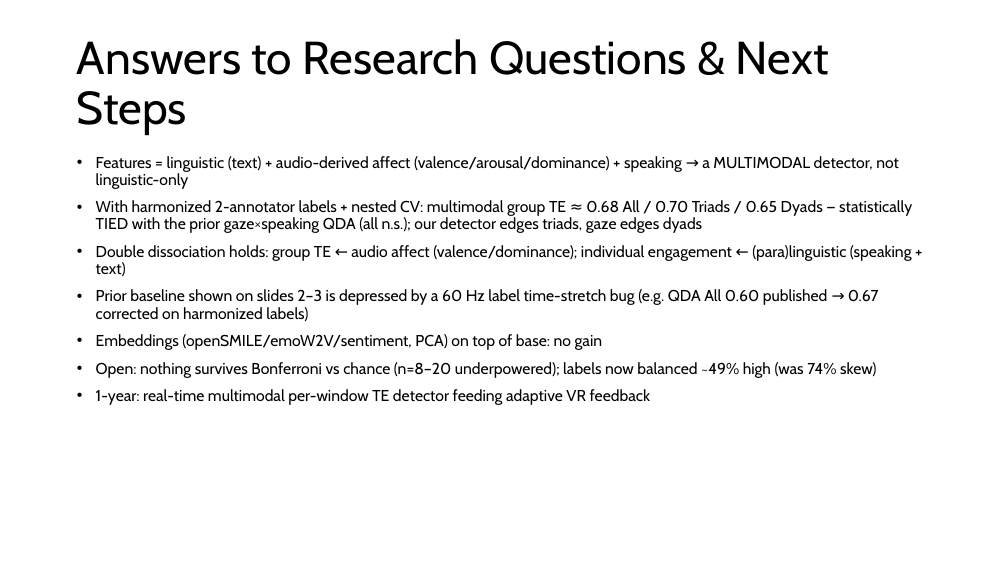
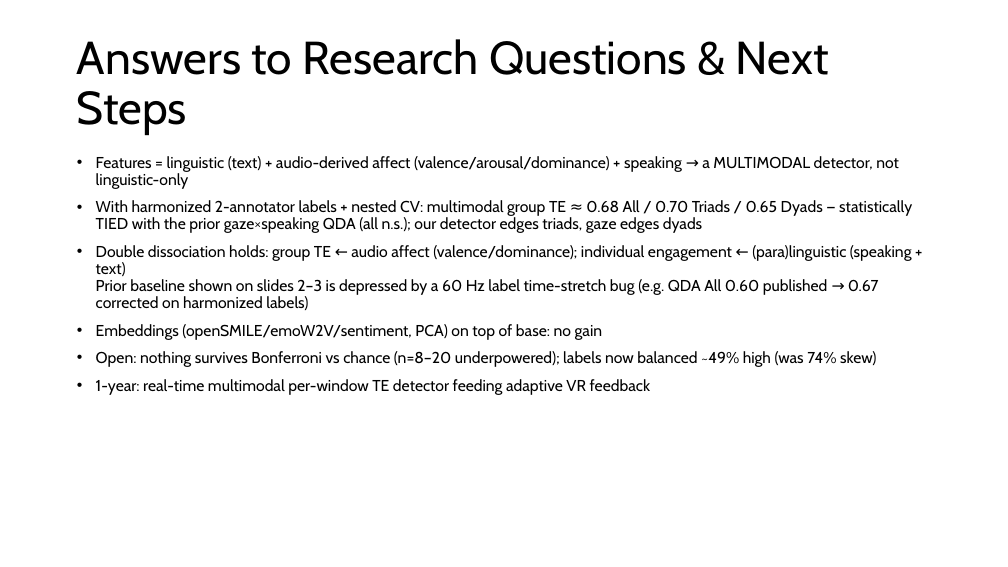
Before and after one commit to carlotes247/vilearn_ml, a slide deck: slide 16 of discover/2026_March_ViLearn_Planning.pptx (slide 20 before the commit). Drawn at 1008x567 pixels with LibreOffice and Linux fonts; fonts in the diff are those of the drawing. Boxes give left, top, right and bottom in pixels: in the first picture for what was removed or moved away, otherwise in the second. Text is boxed around its words. In the diff, an @@ line names an element or a change of style, - is before the commit and + after.

Commit message:
discover(deck): group-level rebuild — IUI cut (slides 1-20), linguistic v2 set, effect sizes
- Individual-TE track cut (single-annotator labels); all results group-level
  (185 windows, clean 2-annotator labels, nested LOSO)
- Linguistic v2 set (7 ASR-segment stats incl. unfinished ratio); new champions:
  ling+GxS 0.786 All / 0.842 Dyads (sig both tests), audio+linguistic 0.784 Triads
- Effect sizes (Cohen's d) + both significance tests on all result tables
- Process slides cut (27 slides); slide 18 = two-table base-vs-fusion matrix

```diff
--- a/discover/2026_March_ViLearn_Planning.pptx
+++ b/discover/2026_March_ViLearn_Planning.pptx
@@ text at <box>96,200,912,395</box>: indent changed @@
@@ text at <box>96,245,912,310</box>: text changed @@
-• Double dissociation holds: group TE ← audio affect (valence/dominance); individual engagement ← (para)linguistic (speaking + text)
-• Prior baseline shown on slides 2–3 is depressed by a 60 Hz label time-stretch bug (e.g. QDA All 0.60 published → 0.67 corrected on harmonized labels)
+• Double dissociation holds: group TE ← audio affect (valence/dominance); individual engagement ← (para)linguistic (speaking + text)
+  Prior baseline shown on slides 2–3 is depressed by a 60 Hz label time-stretch bug (e.g. QDA All 0.60 published → 0.67 corrected on harmonized labels)
```
Also in this commit, not shown: 6 other slides changed, 12 slides added, 14 slides removed, 8 other files.
